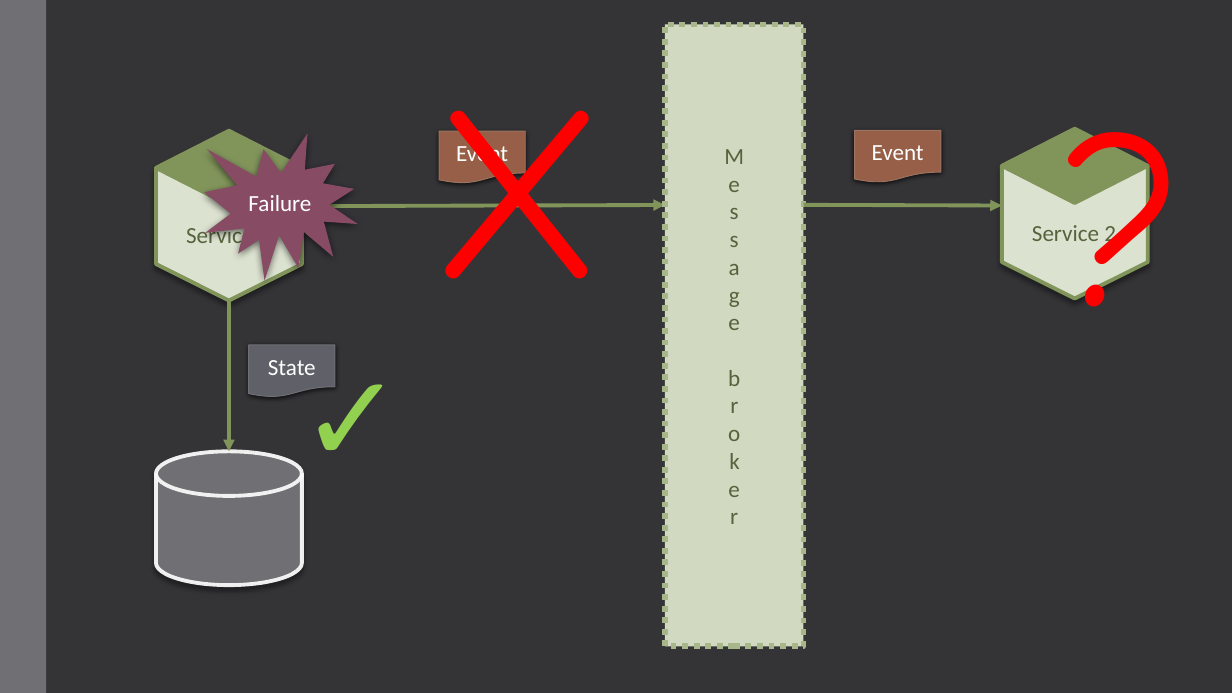
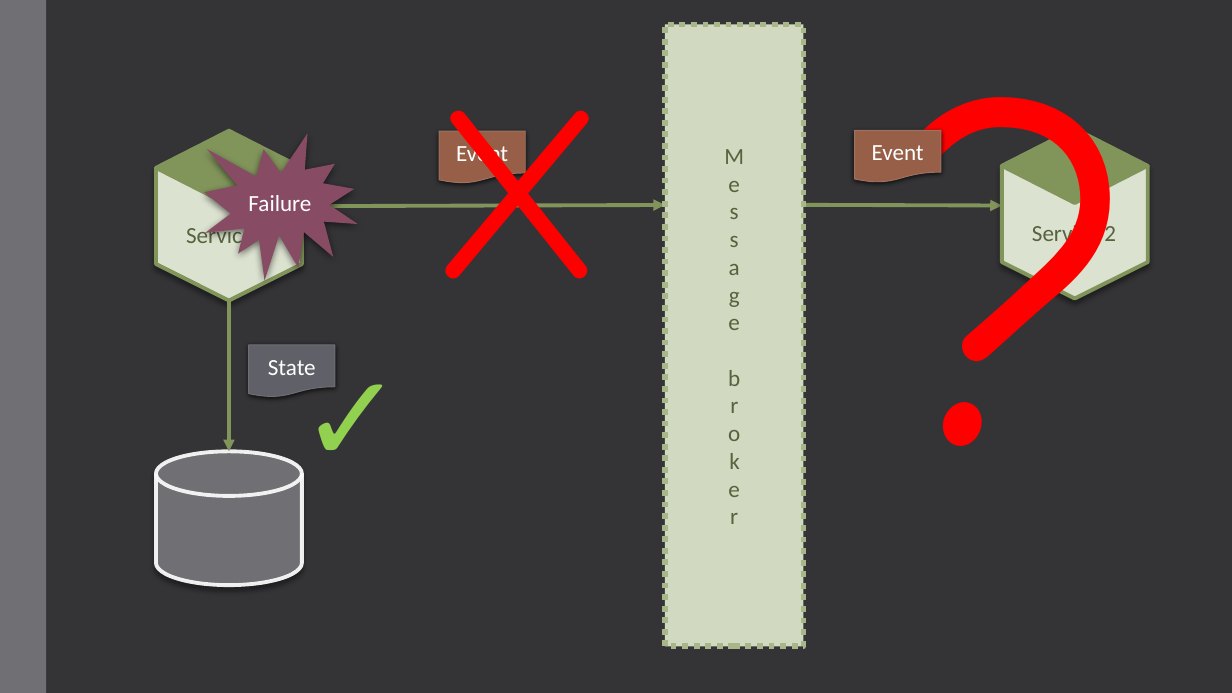
Before and after one commit to andrii-litvinov/event-driven-mongodb, a slide deck: slide 4 of t18-event-mongodb.pptx. Drawn at 1232x693 pixels with LibreOffice and Linux fonts; fonts in the diff are those of the drawing. Boxes give left, top, right and bottom in pixels: in the first picture for what was removed or moved away, otherwise in the second. Text is boxed around its words. In the diff, an @@ line names an element or a change of style, - is before the commit and + after.

Commit message:
Add system slide

```diff
--- a/t18-event-mongodb.pptx
+++ b/t18-event-mongodb.pptx
@@ text "?": place and size @@
-text "?" at [1053,55,1165,362]
+text "?" at [886,0,1092,553]
@@ text "?" at [886,0,1092,553]: size 192 to 384 pt @@
```
Also in this commit, not shown: 1 other file.
